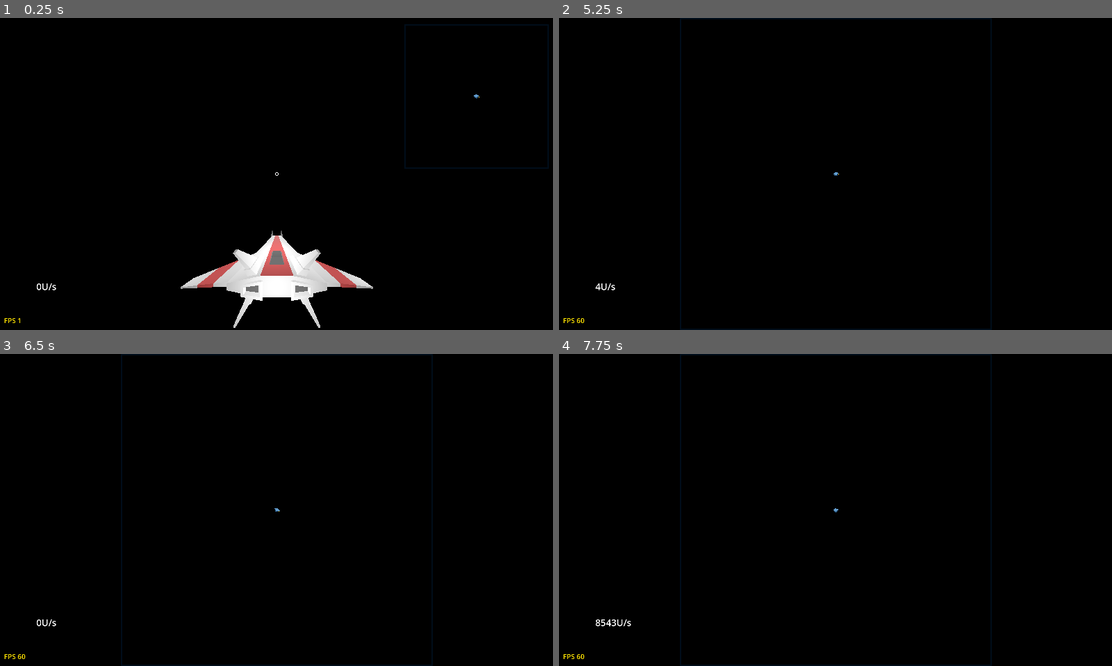
Above: before the commit, frames 1-4 (two rows, left to right).
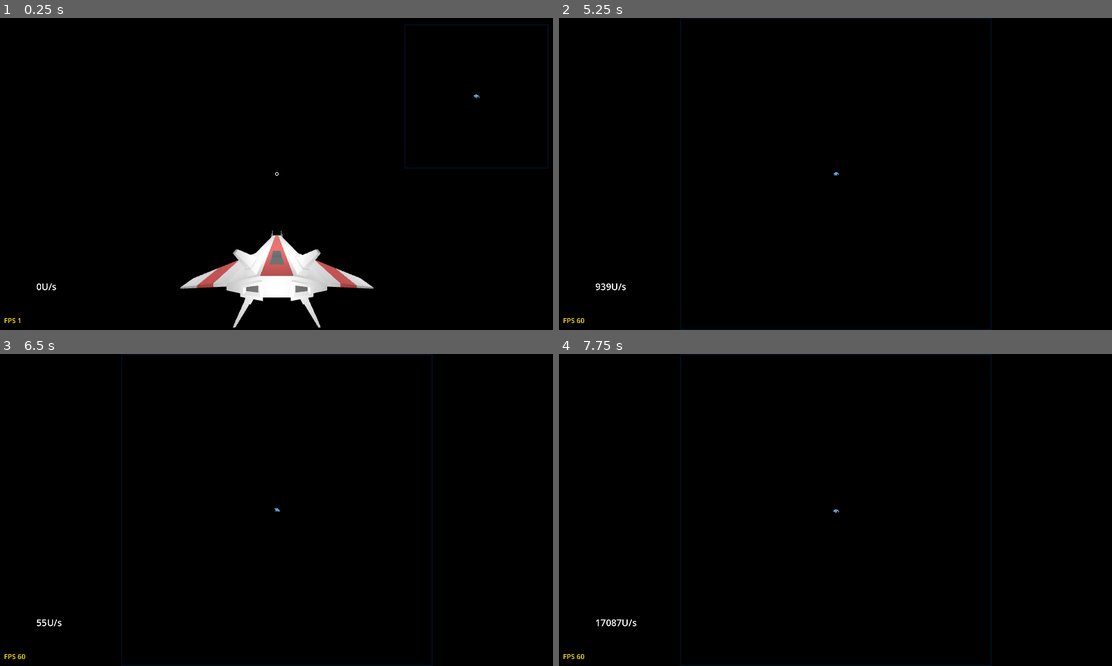
Above: after the commit, the same moments.

Repository: vensah-dev/pew-pew
Game: Godot game, scene res://Scenes/Game.tscn
The game is run twice, just before and just after one commit, with the same random seed, the same clock (stepped at 60 frames per second) and the same inputs.
Inputs (mouse positions are in pixels of both pictures, inside the frame that each line leads up to):
- Up to frame 1 (0.25 s): no input
- Up to frame 2 (5.25 s): tap Enter at 0.5, 2, 3.5 s; drag from (1034, 96) to (890, 105) at 0.52 s; tap Space (up) at 1.25, 2.75, 5 s; drag from (724, 189) to (807, 236) at 1.27 s; move the mouse to (890, 105) at 2.02 s; hold D (right) 2.03-2.75 s; hold Tab (boost) 2.03-2.75 s; click (890, 105) at 2.17 s; tap Middle mouse button (camera_pan) at 2.3, 3.8 s; drag from (807, 236) to (669, 127) at 2.77 s; move the mouse to (1001, 220) at 3.52 s; press the mouse at (1001, 220) at 3.53 s; hold A (left) 3.53-4.25 s; tap M (map) at 4.15 s; release the mouse at (1001, 220) at 4.25 s; drag from (669, 127) to (752, 96) at 4.27 s; move the mouse to (863, 174) at 5.02 s; hold S (back) from 5.03 s (still down); hold Tab (boost) from 5.03 s (still down); click (863, 174) at 5.17 s
- Up to frame 3 (6.5 s): tap Middle mouse button (camera_pan) at 5.3 s; release S (back) at 5.75 s; release Tab (boost) at 5.75 s; drag from (193, 432) to (165, 525) at 5.77 s
- Up to frame 4 (7.75 s): move the mouse to (957, 494) at 6.52 s; hold W (forward) 6.53-7.25 s; hold Tab (boost) 6.53-7.25 s; click (957, 494) at 6.67 s; tap Middle mouse button (camera_pan) at 6.8 s; drag from (724, 525) to (807, 572) at 7.27 s

The runs differ from the first frame. In frame 1, 0.3% of the frame differs, in the area x 32-68%, y 68-100%; in frame 2, less than 0.1%; in frame 3, less than 0.1%; in frame 4, 0.1%.

Commit message:
planets can rotate on their axis and stuff

Diff:
--- a/Scenes/Game.tscn
+++ b/Scenes/Game.tscn
@@ -66,9 +66,9 @@
 [node name="player" parent="." instance=ExtResource("2_de30o")]
 forwardSpeedRange = {
 "max": 500,
-"min": 500
+"min": 50000
 }
-boostSpeed = 10000.0
+boostSpeed = 100.0
 mouseIdleThreshold = 0.01
 raycastRange = 10000000
 
@@ -93,14 +93,12 @@
 
 [node name="Solar System Spawner" type="Node3D" parent="world"]
 script = ExtResource("4_s4hp0")
-maxNumber = 5
-minNumber = 1
+maxNumber = 25
+minNumber = 10
 maxSpawnRadius = 1.5e+07
-bodySpacingBuffer = 0.0
 solarSystems = Array[PackedScene]([ExtResource("5_synb3")])
 
 [node name="asteroidSpawner" parent="world" instance=ExtResource("6_83vop")]
-visible = false
 minNumberOfBodies = 0
 maxNumberOfBodies = 0
 
--- a/Scenes/asteroidDefault.tscn
+++ b/Scenes/asteroidDefault.tscn
@@ -34,5 +34,4 @@
 skeleton = NodePath("../..")
 
 [node name="CollisionShape3D" type="CollisionShape3D" parent="RigidBody3D"]
-visible = false
 shape = SubResource("SphereShape3D_xowde")
--- a/Scenes/player.tscn
+++ b/Scenes/player.tscn
@@ -98,7 +98,8 @@
 shadow_mesh = SubResource("ArrayMesh_2nexg")
 
 [node name="player" type="CharacterBody3D"]
-collision_layer = 2
+disable_mode = 1
+collision_layer = 255
 collision_mask = 2
 script = ExtResource("1_ho7d4")
 strifeSpeed = 15.0
@@ -112,13 +113,13 @@
 [node name="Camera" type="Camera3D" parent="."]
 transform = Transform3D(-1, 0, 8.74228e-08, 0, 1, 0, -8.74228e-08, 0, -1, 0, 4, -10)
 current = true
-near = 2.0
-far = 3e+07
+near = 3.0
+far = 5e+07
 
 [node name="CollisionShape3D" type="CollisionShape3D" parent="."]
 transform = Transform3D(0.01, 0, 0, 0, 0.01, 0, 0, 0, 0.01, 0, 0, 0)
-visible = false
 shape = SubResource("ConcavePolygonShape3D_ijtb7")
+disabled = true
 
 [node name="Lo_poly_Spaceship_01_by_Liz_Reddington2" type="MeshInstance3D" parent="."]
 transform = Transform3D(0.01, 0, 0, 0, 0.01, 0, 0, 0, 0.01, 0, 0, 0)
--- a/Scenes/solarSystem.tscn
+++ b/Scenes/solarSystem.tscn
@@ -12,6 +12,7 @@
 [node name="SolarSystem" type="Node3D"]
 script = ExtResource("1_nynkk")
 stars = Array[PackedScene]([ExtResource("2_iv6tc")])
+areaBuffer = 1.1
 
 [node name="Star" type="Node3D" parent="."]
 
--- a/Scenes/solar_system_spawner.tscn
+++ b/Scenes/solar_system_spawner.tscn
@@ -8,4 +8,5 @@
 maxNumber = 5
 minNumber = 5
 maxSpawnRadius = 500000.0
+bodySpacingBuffer = 50.0
 solarSystems = Array[PackedScene]([ExtResource("2_2gtm8")])
--- a/Scripts/SolarSystemSpawner.gd
+++ b/Scripts/SolarSystemSpawner.gd
@@ -4,7 +4,7 @@
 @export var minNumber = 100
 @export var maxSpawnRadius = 50.0
 @export var minSpawnRadius = 0.0
-@export var bodySpacingBuffer = 2.0
+@export var bodySpacingBuffer = 10.0
 @export var aoidOverlap = true
 
 @export var solarSystems: Array[PackedScene]
@@ -22,8 +22,11 @@
 
 func in_another_body(bodyInstance):
 	for b in spawnedSystems:
-		if bodyInstance.origin.distance_to(b.origin) < ((b.areaNode.scale.z)*bodySpacingBuffer):
-			return true
+		if bodyInstance != b:
+			var distanceBetweenSystems = bodyInstance.position.distance_to(b.position) - (bodyInstance.areaNode.scale.z/2 + b.areaNode.scale.z/2)
+			if distanceBetweenSystems < ((bodyInstance.areaNode.scale.z/2 + b.areaNode.scale.z/2)*bodySpacingBuffer):
+				return true
+
 	return false
 
 func spawn_systems():
@@ -35,15 +38,18 @@
 		var randomIndex = rand_from_seed(rng.seed + x)[0]%solarSystems.size()
 		var bodyInstance = solarSystems[randomIndex].instantiate()
 
-		bodyInstance.position = random_point_in_sphere(minSpawnRadius, maxSpawnRadius)
-
-		#if aoidOverlap:
-			#while in_another_body(bodyInstance):
-				#bodyInstance.position = random_point_in_sphere(minSpawnRadius, maxSpawnRadius)
+		var randomPosition = random_point_in_sphere(minSpawnRadius, maxSpawnRadius)
+		bodyInstance.position = randomPosition
 
 		bodyInstance.spawnSeed = rng.seed + x
 		add_child(bodyInstance)
 		bodyInstance.setSystem()
+
+		while in_another_body(bodyInstance):
+			bodyInstance.position = random_point_in_sphere(minSpawnRadius, maxSpawnRadius)
+
+
+		print("Position of ", bodyInstance, ": ", bodyInstance.position)
 
 		spawnedSystems.append(bodyInstance)
 
--- a/Scripts/celestialBodySpawner.gd
+++ b/Scripts/celestialBodySpawner.gd
@@ -24,8 +24,9 @@
 
 func in_another_body(bodyInstance):
 	for b in spawnedBodies:
-		if bodyInstance.position.distance_to(b.position) < ((b.scale/2)*bodySpacingBuffer):
-			return true
+		if bodyInstance != b:
+			if bodyInstance.position.distance_to(b.position) < ((bodyInstance.size.z)*bodySpacingBuffer):
+				return true
 	return false
 
 func set_seed():
@@ -58,7 +59,7 @@
 		add_child(bodyInstance)
 		spawnedBodies.append(bodyInstance)
 
-func _process(_delta):
+# func _process(_delta):
 	#for i in spawnedBodies.size():
 		#if 0 >= i and i < spawnedBodies.size():
 			#var bodyInstance = spawnedBodies[i]
@@ -68,7 +69,7 @@
 					#add_child(bodyInstance)
 					#spawnedBodies.remove_at(i)
 #
-	var children = self.get_children()
+	# var children = self.get_children()
 	#for c in children:
 		#if root.player.position.distance_to(c.position) > c.visibilityRange:
 			##update position and data
--- a/Scripts/minimap.gd
+++ b/Scripts/minimap.gd
@@ -5,14 +5,14 @@
 
 @export var zoom = 5.0:
 	set = set_zoom
-var zoomClamp = {"min": 1.0, "max": 100.0};
-
-var zoomStep = 0.1
+@export var zoomClamp = {"min": 1.0, "max": 100.0};
+
+@export var zoomStep = 0.1
 
 @export var panSensitivity = 1.0
 var panClamp = Vector2()
 
-var keyBind = "map"
+@export var keyBind = "map"
 
 @onready var miniMapSize = Vector2(500, 500)
 @onready var mapSize = Vector2(1000, 1000)
@@ -57,8 +57,8 @@
 	#wait until the scene tree is actually populated before trynna reference something lol
 	await get_tree().process_frame
 
-	worldToMapSize = (solarSystemSpawner.maxSpawnRadius*2)/1000.0
-	gridScale = grid.size / (get_viewport_rect().size * worldToMapSize)
+	worldToMapSize = (solarSystemSpawner.maxSpawnRadius*2)/1750.0
+	gridScale = grid.size / (Vector2(get_viewport_rect().size.y, get_viewport_rect().size.y) * worldToMapSize) #to make sure the gridscale down as a square
 
 	contents.clip_contents = true
 
@@ -98,11 +98,11 @@
 
 
 	#Debug
-	print("staticMarkersPositions: ", staticMarkersPositions)
-
-	print("playerMarker.scale: ", playerMarker.scale)
-
-	print("minimap is true")
+	# print("staticMarkersPositions: ", staticMarkersPositions)
+
+	# print("playerMarker.scale: ", playerMarker.scale)
+
+	# print("minimap is true")
 
 
 
@@ -113,7 +113,7 @@
 
 	playerMarker.rotation = player.rotation.y
 
-
+	gridScale = grid.size / (Vector2(get_viewport_rect().size.y, get_viewport_rect().size.y) * worldToMapSize) #to make sure the gridscale down as a square
 
 	if keyBind != "":
 		if Input.is_action_just_pressed(keyBind):
@@ -158,7 +158,7 @@
 	set_zoom(zoom)
 
 	#debug
-	print("playerMarker.scale: ", playerMarker.scale)
+	# print("playerMarker.scale: ", playerMarker.scale)
 
 
 
@@ -166,7 +166,7 @@
 	minimap = value
 
 	if minimap:
-		print("minimap is true")
+		# print("minimap is true")
 
 		position = initialPosition
 
@@ -175,7 +175,7 @@
 			contentsBorder.get_theme_constant("margin_right") + contentsBorder.get_theme_constant("margin_left"),
 			contentsBorder.get_theme_constant("margin_top") + contentsBorder.get_theme_constant("margin_bottom")
 		)
-		print("grid.size on mini map vs size: ", grid.size, " vs ", size)
+		# print("grid.size on mini map vs size: ", grid.size, " vs ", size)
 
 		grid.pivot_offset = grid.size/2
 
@@ -200,7 +200,7 @@
 		zoom = 5.0
 
 	else:
-		print("minimap is false")
+		# print("minimap is false")
 
 
 		size = Vector2(get_viewport_rect().size.y, get_viewport_rect().size.y)
@@ -210,7 +210,7 @@
 			contentsBorder.get_theme_constant("margin_top") + contentsBorder.get_theme_constant("margin_bottom")
 		)
 
-		print("grid.size on full map vs size: ", grid.size, " vs ", size)
+		# print("grid.size on full map vs size: ", grid.size, " vs ", size)
 
 		grid.pivot_offset = grid.size/2
 
@@ -229,7 +229,7 @@
 #set function
 func set_zoom(value):
 	zoom = clamp(value, zoomClamp.min, zoomClamp.max)
-	print("zoom from set_zoom(): ", zoom)
+	# print("zoom from set_zoom(): ", zoom)
 
 	grid.scale = Vector2(zoom, zoom)
 
@@ -238,7 +238,7 @@
 
 	playerMarker.scale = initialPlayerMarkerScale/zoom
 
-	print("playerMarker.scale: ", playerMarker.scale)
+	# print("playerMarker.scale: ", playerMarker.scale)
 
 
 
@@ -254,34 +254,32 @@
 
 func pan():
 	if !panning and Input.is_action_just_pressed("camera_pan"):
-		print("Panning Started")
+		# print("Panning Started")
 		dragStartMousePos = get_viewport().get_mouse_position()
 
 		panning = true
 
 	if panning and Input.is_action_just_released("camera_pan"):
-		print("Panning Ended")
+		# print("Panning Ended")
 
 		panning = false
 
 	if panning:
-		print("Panning")
+		# print("Panning")
 		var moveVector = get_viewport().get_mouse_position() - dragStartMousePos
 
 		grid.position.x = clamp(grid.position.x + moveVector.x * panSensitivity/zoom, (-panClamp.x) * (zoom-1), (panClamp.x) * (zoom-1))
 		grid.position.y = clamp(grid.position.y + moveVector.y * panSensitivity/zoom, (-panClamp.y) * (zoom-1), (panClamp.y) * (zoom-1))
 
-		print("Grid Position: ", grid.position)
+		# print("Grid Position: ", grid.position)
 
 
 
 func scrollToZoom(event):
 	if event is InputEventMouseButton:
-		if event.button_index == MOUSE_BUTTON_MIDDLE and event.pressed:
-			print("middle mouse from _unhandled_input")
+
+		if event.button_index == MOUSE_BUTTON_WHEEL_UP and event.pressed:
+			self.zoom += zoomStep * zoom
 
 		if event.button_index == MOUSE_BUTTON_WHEEL_DOWN and event.pressed:
-			self.zoom += zoomStep * zoom
-
-		if event.button_index == MOUSE_BUTTON_WHEEL_UP and event.pressed:
 			self.zoom -= zoomStep * zoom
--- a/Scripts/player.gd
+++ b/Scripts/player.gd
@@ -1,7 +1,7 @@
 extends CharacterBody3D
 
 @export_group("Speed")
-@export var forwardSpeedRange = {"min": 25, "max": 500};
+@export var forwardSpeedRange = {"min": 5000, "max": 500};
 @export var strifeSpeed = 7.5;
 @export var hoverSpeed = 5.0;
 @export var rollSpeed = 5.0;
--- a/Scripts/solarSystem.gd
+++ b/Scripts/solarSystem.gd
@@ -11,7 +11,7 @@
 @onready var planetNode = $Planets
 @onready var areaNode = $Area
 
-var closestDistToStar: float
+var distToStar: float
 
 func _ready():
 	print("solar system: " + str(spawnSeed))
@@ -32,7 +32,7 @@
 	star.position = Vector3(0, 0, 0)
 	add_child(star)
 
-	closestDistToStar = star.scale.z
+	distToStar = star.scale.z
 
 func set_planets():
 	##delete all the children in case some planets were already generated
@@ -49,19 +49,28 @@
 		# children[i].rotation_degrees.x = root.randomi_range(-360, 360, i)
 		# children[i].rotation_degrees.y = root.randomi_range(-360, 360, i+1)
 
-		children[i].position = Vector3(0, 0, 0)
-		closestDistToStar += children[i].scale.z*bodySpacingBuffer
-		children[i].rigidbody.global_position.z += closestDistToStar
-		closestDistToStar += children[i].scale.z*bodySpacingBuffer
+		var child = children[i]
 
-		var randomRotationSpeed = Vector3(0, root.randomf(i)/children[i].scale.y, 0)
-		children[i].pivotRotationalSpeed = randomRotationSpeed
+		child.position = Vector3(0, 0, 0)
+		distToStar += child.scale.z*bodySpacingBuffer
+		child.rigidbody.global_position.z += distToStar
+		distToStar += child.scale.z*bodySpacingBuffer
+
+		var randomRotationSpeed = Vector3(0, root.randomf(i)/distToStar, 0)
+		child.pivotRotationalSpeed = randomRotationSpeed
 
 		# children[i].rotation_degrees.x = root.randomi_range(-360, 360, i+3)
-		children[i].rotation_degrees.y = root.randomi_range(-360, 360, i)
+		child.rotation_degrees.y = root.randomi_range(-360, 360, i)
+		child.rigidbody.rotation_degrees.x = root.randomi_range(-360, 360, i+1)
+		child.axisRotationalSpeed = Vector3(0, root.randomf(i)/inverse_lerp(child.size.min, child.size.max, child.scale.z), 0)
 
 
 
 
 
-	areaNode.scale = Vector3(closestDistToStar*areaBuffer, closestDistToStar*areaBuffer, closestDistToStar*areaBuffer)
+
+
+	areaNode.scale = Vector3(distToStar*areaBuffer, distToStar*areaBuffer, distToStar*areaBuffer)
+
+
+	# print(self, " | AreaNode Scale:", areaNode.scale)
--- a/project.godot
+++ b/project.godot
@@ -141,5 +141,6 @@
 
 renderer/rendering_method.mobile="gl_compatibility"
 renderer/rendering_method.web="forward_plus"
+anti_aliasing/quality/msaa_3d=1
 viewport/transparent_background=true
 viewport/hdr_2d=true
